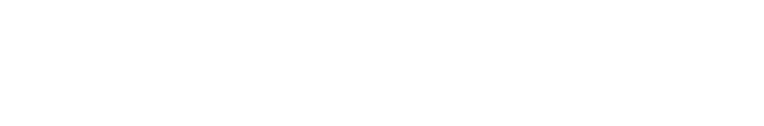
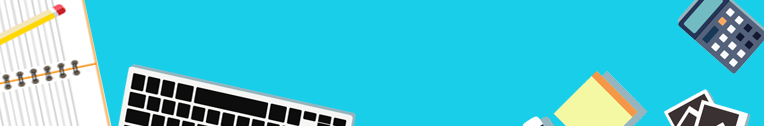
The second 764 x 126 image is a revision of the first. Changes to its layers:
added layer "Layer 3" above "Layer 2" over [0, 0, 112, 126]
added layer "Layer 2" above "Layer 1" over [112, 0, 764, 126]
showed "Layer 1", painted on it over [0, 0, 764, 126]
